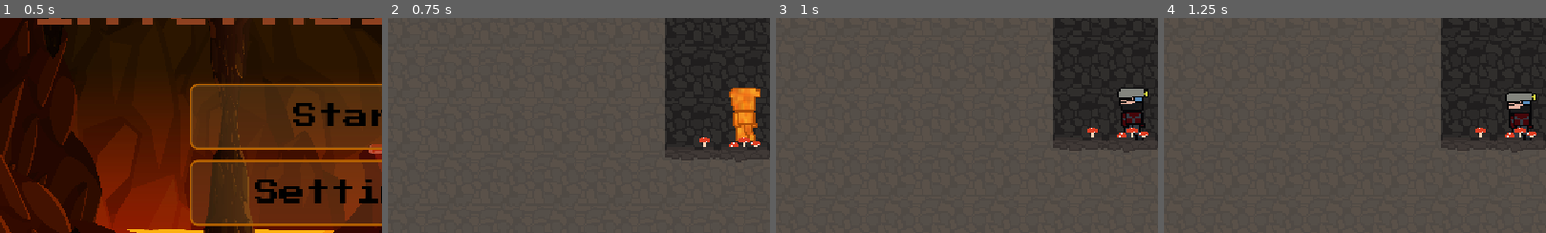
Above: before the commit, frames 1-4 (left to right).
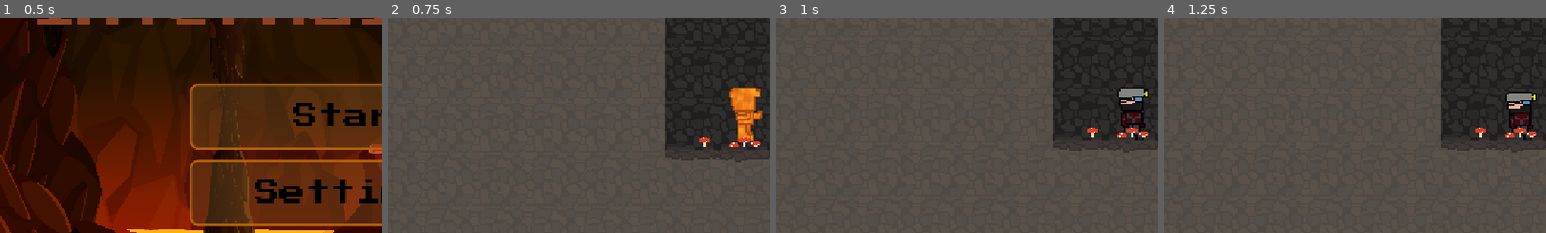
Above: after the commit, the same moments.

Repository: AffanKhan261/Godot_Campfire_Game_Repo
Game: Godot game, scene res://scenes/main_menu.tscn
Two runs of this game, one before a commit and one after it. Both use one fixed random seed, a clock stepped at 60 frames per second and the inputs below.
Inputs:
- Up to frame 1 (0.5 s): no input
- Up to frame 2 (0.75 s): click "Start" at 0.5 s
- Up to frame 3 (1 s): no input
- Up to frame 4 (1.25 s): no input
The pictures show only the part of the screen within x 3-53%, y 28-78%; the shares and areas given below are measured in that part.

Frame 1 is identical in both runs. In frame 2, 0.4% of the frame differs, in the area x 90-98%, y 43-58%; in frame 3, nothing differs; in frame 4, nothing differs.

Commit message:
Add enemy scene and fireblast support
Add a new Enemy scene and script, and wire it into the start backstory. Implement basic enemy AI (patrol, wall detection, flip, take_damage and player damage callbacks) in scripts/enemy.gd and add its UID. Add player fireblast assets and animation (blast_position) to miner_player.tscn, add the Fireblast Area2D to the "player_attack" group, and trigger the blast animation on input. Update fire_golem.gd to recognize Fireblast as a high-damage attack and unify i-frame checks, and adjust HurtBox/CollisionShape parents/positions. Minor UI tweaks: hide Settings panel and an AudioStreamPlayer in main_menu.tscn. Overall this integrates a new enemy actor and ensures player fireblast interacts correctly with enemies and existing golem logic.

Diff:
--- /dev/null
+++ b/scenes/enemy.tscn
@@ -0,0 +1,69 @@
+[gd_scene format=3 uid="uid://cwxf4mu2iuu5d"]
+
+[ext_resource type="Texture2D" uid="uid://cpgtsanvul18t" path="res://assets/sprites/Enemies/magma monster.png" id="1_7p1mj"]
+[ext_resource type="Script" uid="uid://cp8yj302gvp76" path="res://scripts/enemy.gd" id="1_md0e3"]
+
+[sub_resource type="AtlasTexture" id="AtlasTexture_md0e3"]
+atlas = ExtResource("1_7p1mj")
+region = Rect2(0, 0, 32, 32)
+
+[sub_resource type="AtlasTexture" id="AtlasTexture_4ra3w"]
+atlas = ExtResource("1_7p1mj")
+region = Rect2(32, 0, 32, 32)
+
+[sub_resource type="AtlasTexture" id="AtlasTexture_5uy6h"]
+atlas = ExtResource("1_7p1mj")
+region = Rect2(64, 0, 32, 32)
+
+[sub_resource type="SpriteFrames" id="SpriteFrames_c4w8v"]
+animations = [{
+"frames": [{
+"duration": 1.0,
+"texture": SubResource("AtlasTexture_md0e3")
+}, {
+"duration": 1.0,
+"texture": SubResource("AtlasTexture_4ra3w")
+}, {
+"duration": 1.0,
+"texture": SubResource("AtlasTexture_5uy6h")
+}],
+"loop": true,
+"name": &"idle",
+"speed": 5.0
+}]
+
+[sub_resource type="CapsuleShape2D" id="CapsuleShape2D_7p1mj"]
+
+[sub_resource type="CapsuleShape2D" id="CapsuleShape2D_md0e3"]
+
+[sub_resource type="CapsuleShape2D" id="CapsuleShape2D_4ra3w"]
+
+[node name="Enemy" type="CharacterBody2D" unique_id=469638766]
+script = ExtResource("1_md0e3")
+
+[node name="AnimatedSprite2D" type="AnimatedSprite2D" parent="." unique_id=1503131229]
+sprite_frames = SubResource("SpriteFrames_c4w8v")
+animation = &"idle"
+
+[node name="CollisionShape2D" type="CollisionShape2D" parent="." unique_id=1023282953]
+position = Vector2(2, 1)
+shape = SubResource("CapsuleShape2D_7p1mj")
+
+[node name="WallDetector" type="RayCast2D" parent="." unique_id=386205841]
+target_position = Vector2(-57, 0)
+
+[node name="HurtBox" type="Area2D" parent="." unique_id=1847811780]
+collision_mask = 8
+
+[node name="CollisionShape2D" type="CollisionShape2D" parent="HurtBox" unique_id=2094576900]
+position = Vector2(2, 1)
+shape = SubResource("CapsuleShape2D_md0e3")
+
+[node name="HitBox" type="Area2D" parent="." unique_id=1545099551]
+
+[node name="CollisionShape2D" type="CollisionShape2D" parent="HitBox" unique_id=1675689899]
+position = Vector2(2, 1)
+shape = SubResource("CapsuleShape2D_4ra3w")
+
+[connection signal="area_entered" from="HurtBox" to="." method="_on_hurt_box_area_entered"]
+[connection signal="area_entered" from="HitBox" to="." method="_on_hit_box_area_entered"]
--- a/scenes/fire_golem.tscn
+++ b/scenes/fire_golem.tscn
@@ -246,12 +246,12 @@
 "speed": 5.0
 }]
 
+[sub_resource type="CapsuleShape2D" id="CapsuleShape2D_y2kyn"]
+radius = 29.0
+height = 92.0
+
 [sub_resource type="CapsuleShape2D" id="CapsuleShape2D_schcc"]
 radius = 20.0
-height = 92.0
-
-[sub_resource type="CapsuleShape2D" id="CapsuleShape2D_y2kyn"]
-radius = 29.0
 height = 92.0
 
 [sub_resource type="CapsuleShape2D" id="CapsuleShape2D_0ijwo"]
@@ -271,17 +271,18 @@
 sprite_frames = SubResource("SpriteFrames_mkyw6")
 animation = &"axe_attack"
 
+[node name="HurtBox" type="Area2D" parent="AnimatedSprite2D" unique_id=103136510]
+scale = Vector2(0.2825607, 0.2825607)
+collision_layer = 4
+collision_mask = 8
+
+[node name="CollisionShape2D" type="CollisionShape2D" parent="AnimatedSprite2D/HurtBox" unique_id=1890901481]
+position = Vector2(-9, 7)
+shape = SubResource("CapsuleShape2D_y2kyn")
+
 [node name="CollisionShape2D" type="CollisionShape2D" parent="." unique_id=857063392]
 position = Vector2(-9, 7)
 shape = SubResource("CapsuleShape2D_schcc")
-
-[node name="HurtBox" type="Area2D" parent="." unique_id=103136510]
-collision_layer = 4
-collision_mask = 8
-
-[node name="CollisionShape2D" type="CollisionShape2D" parent="HurtBox" unique_id=1890901481]
-position = Vector2(-9, 7)
-shape = SubResource("CapsuleShape2D_y2kyn")
 
 [node name="HitBox" type="Area2D" parent="." unique_id=1703524848]
 process_mode = 4
@@ -316,7 +317,7 @@
 position = Vector2(-1, 3)
 shape = SubResource("CircleShape2D_0ijwo")
 
-[connection signal="area_entered" from="HurtBox" to="." method="_on_hurt_box_area_entered"]
+[connection signal="area_entered" from="AnimatedSprite2D/HurtBox" to="." method="_on_hurt_box_area_entered"]
 [connection signal="body_entered" from="HitBox" to="." method="_on_hit_box_body_entered"]
 [connection signal="timeout" from="AttackCooldown" to="." method="_on_attack_cooldown_timeout"]
 [connection signal="body_entered" from="PlayerDetector" to="." method="_on_player_detector_body_entered"]
--- a/scenes/main_menu.tscn
+++ b/scenes/main_menu.tscn
@@ -188,6 +188,7 @@
 text = "Infernal Heart"
 
 [node name="Settings" type="Panel" parent="." unique_id=1877642773]
+visible = false
 layout_mode = 1
 anchors_preset = 8
 anchor_left = 0.5
@@ -258,6 +259,7 @@
 script = ExtResource("4_8ln24")
 
 [node name="AudioStreamPlayer2D" type="AudioStreamPlayer2D" parent="." unique_id=676510052]
+visible = false
 stream = ExtResource("4_wu84c")
 autoplay = true
 
--- a/scenes/miner_player.tscn
+++ b/scenes/miner_player.tscn
@@ -3,6 +3,7 @@
 [ext_resource type="Script" uid="uid://c1l24u75dq8tk" path="res://scripts/miner_player.gd" id="1_iyavu"]
 [ext_resource type="Texture2D" uid="uid://hrs1soljsuru" path="res://assets/sprites/Player/Miner character idle.png" id="1_sldkq"]
 [ext_resource type="Texture2D" uid="uid://cy1is216nxvbc" path="res://assets/sprites/Player/Miner character 1.png" id="3_3pmy6"]
+[ext_resource type="Texture2D" uid="uid://djrqtbwcw73g" path="res://assets/sprites/Player/fire blast magma character.png" id="3_07w7j"]
 [ext_resource type="Texture2D" uid="uid://bguvv1ohsel6s" path="res://assets/sprites/Player/Miner character jump.png" id="3_ieu5k"]
 [ext_resource type="Texture2D" uid="uid://eriujl1frf8s" path="res://assets/sprites/Player/Miner character damage.png" id="3_xrcab"]
 [ext_resource type="Texture2D" uid="uid://clc3v1iipo2oe" path="res://assets/sprites/Player/Miner character attack.png" id="4_f038o"]
@@ -37,6 +38,10 @@
 atlas = ExtResource("4_f038o")
 region = Rect2(160, 0, 32, 32)
 
+[sub_resource type="AtlasTexture" id="AtlasTexture_ffs62"]
+atlas = ExtResource("3_07w7j")
+region = Rect2(0, 0, 32, 32)
+
 [sub_resource type="AtlasTexture" id="AtlasTexture_24386"]
 atlas = ExtResource("3_xrcab")
 region = Rect2(0, 0, 32, 32)
@@ -261,6 +266,14 @@
 "loop": false,
 "name": &"attack",
 "speed": 15.0
+}, {
+"frames": [{
+"duration": 1.0,
+"texture": SubResource("AtlasTexture_ffs62")
+}],
+"loop": true,
+"name": &"blast_position",
+"speed": 5.0
 }, {
 "frames": [{
 "duration": 1.0,
@@ -672,9 +685,8 @@
 
 [node name="AnimatedSprite2D" type="AnimatedSprite2D" parent="." unique_id=1800577890]
 sprite_frames = SubResource("SpriteFrames_agh33")
-animation = &"transform"
-frame = 14
-frame_progress = 1.0
+animation = &"blast_position"
+frame_progress = 0.05787324
 
 [node name="CollisionShape2D" type="CollisionShape2D" parent="." unique_id=621166794]
 visible = false
@@ -690,7 +702,7 @@
 position = Vector2(12, 1)
 shape = SubResource("RectangleShape2D_ieu5k")
 
-[node name="Fireblast" type="Area2D" parent="." unique_id=90404167]
+[node name="Fireblast" type="Area2D" parent="." unique_id=90404167 groups=["player_attack"]]
 position = Vector2(23, -7)
 
 [node name="fireblast_anim" type="AnimatedSprite2D" parent="Fireblast" unique_id=1190881138]
--- /dev/null
+++ b/scripts/enemy.gd
@@ -0,0 +1,59 @@
+extends CharacterBody2D
+
+@export var speed: float = 100.0
+@export var health: int = 50
+@export var damage_to_player: int = 15
+
+var direction: int = 1 # 1 for right, -1 for left
+
+@onready var sprite: AnimatedSprite2D = $AnimatedSprite2D
+@onready var wall_detector: RayCast2D = $WallDetector
+
+func _physics_process(delta: float) -> void:
+	# Gravity
+	if not is_on_floor():
+		velocity += get_gravity() * delta
+
+	# Movement
+	velocity.x = direction * speed
+
+	# Wall detection / Flipping
+	if is_on_wall() or wall_detector.is_colliding():
+		_flip()
+
+	move_and_slide()
+	sprite.play("idle") # Using idle since you mentioned that's all it has
+
+func _flip() -> void:
+	direction *= -1
+	sprite.flip_h = (direction > 0)
+	# Flip the raycast too so it looks the right way
+	wall_detector.target_position.x *= -1
+
+# --- RECEIVING DAMAGE ---
+func take_damage(amount: int) -> void:
+	health -= amount
+	if health <= 0:
+		queue_free() # Enemy dies
+
+# --- DAMAGING THE PLAYER ---
+func _on_hit_box_body_entered(body: Node2D) -> void:
+	if body.has_method("take_damage"):
+		body.take_damage(damage_to_player)
+
+# --- DETECTING PLAYER ATTACKS ---
+func _on_hurt_box_area_entered(area: Area2D) -> void:
+	# Detect regular Axe attack
+	if area.is_in_group("player_attack"):
+		var dmg = 25
+		if area.get_parent().has_method("get_damage"):
+			dmg = area.get_parent().get_damage()
+		take_damage(dmg)
+
+	# Detect Fireblast
+	if area.name == "Fireblast":
+		take_damage(100) # Superpower damage
+
+
+func _on_hit_box_area_entered(area: Area2D) -> void:
+	pass # Replace with function body.
--- a/scripts/fire_golem.gd
+++ b/scripts/fire_golem.gd
@@ -187,24 +187,27 @@
 func _on_hurt_box_area_entered(area: Area2D) -> void:
 	if state == State.DEAD:
 		return
-	if not area.is_in_group("player_attack"):
+
+	# Check if the area is either in the attack group OR is the Fireblast
+	if not (area.is_in_group("player_attack") or area.name == "Fireblast"):
 		return
 
 	var id := area.get_instance_id()
 	var now := Time.get_ticks_msec() / 1000.0
 	var last := float(_last_hit_time_by_source.get(id, -9999.0))
+
 	if now - last < damage_i_frame_time:
 		return
 	_last_hit_time_by_source[id] = now
 
+	# Determine damage amount
 	var dmg := 25
-	if area.has_method("get_damage"):
+	if area.name == "Fireblast":
+		dmg = 100 # Give the superpower a higher damage value
+	elif area.has_method("get_damage"):
 		dmg = int(area.call("get_damage"))
-	elif "damage" in area:
-		dmg = int(area.get("damage"))
 
 	_take_damage(dmg)
-
 # --- GOLEM HITBOX HITS PLAYER HERE ---
 func _on_hit_box_body_entered(body: Node2D) -> void:
 	print("HITBOX touched:", body.name)
--- a/scripts/miner_player.gd
+++ b/scripts/miner_player.gd
@@ -80,6 +80,8 @@
 	fireblast_shape.disabled = true
 	fireblast_area.visible = false
 
+	fireblast_area.add_to_group("player_attack")
+
 	was_on_floor = is_on_floor()
 
 	health = max_health
@@ -128,6 +130,7 @@
 
 	# Fireblast Input
 	if Input.is_action_just_pressed("fireblast") and GlobalVar.is_magma:
+		animated_sprite.play("blast_position")
 		_perform_fireblast()
 
 	_update_dash_timers(delta)
Not shown, changed: scenes/cool_start_screen_backstory.tscn
Not shown, added: scripts/enemy.gd.uid
